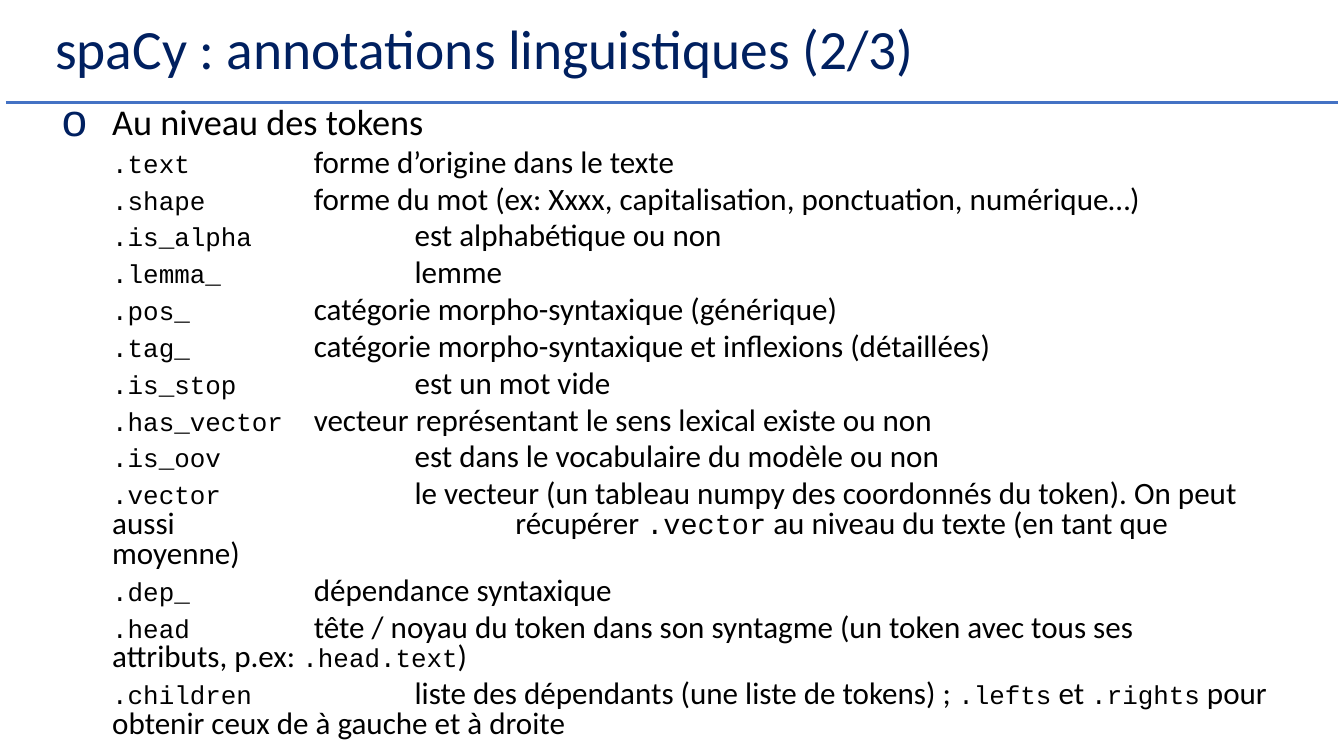
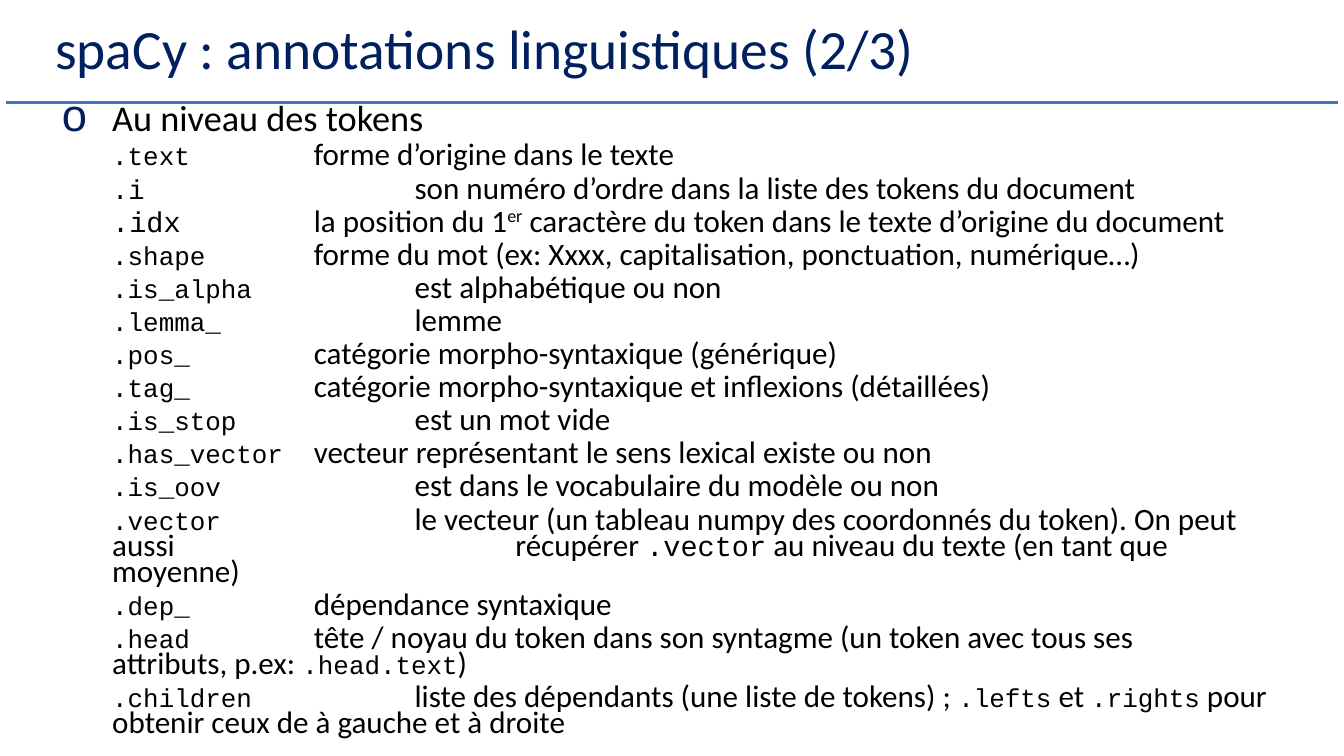
Before and after one commit to Herve-Guerin/cours-NLP-Gustave-Eiffel, a slide deck: slide 57 of Slides/NLP et Analyse Textuelle V2 - 1.pptx. Drawn at 1344x756 pixels with LibreOffice and Linux fonts; fonts in the diff are those of the drawing. Boxes give left, top, right and bottom in pixels: in the first picture for what was removed or moved away, otherwise in the second. Text is boxed around its words. In the diff, an @@ line names an element or a change of style, - is before the commit and + after.

```diff
--- a/Slides/NLP et Analyse Textuelle V2 - 1.pptx
+++ b/Slides/NLP et Analyse Textuelle V2 - 1.pptx
@@ text at <box>112,101,1267,739</box>: line spacing 0.8 to 0.7 @@
@@ text at <box>112,177,1225,238</box>: paragraphs added @@
+  .i son numéro d’ordre dans la liste des tokens du document
+  .idx la position du 1er caractère du token dans le texte d’origine du document
```
Also in this commit, not shown: 18 other slides changed.
